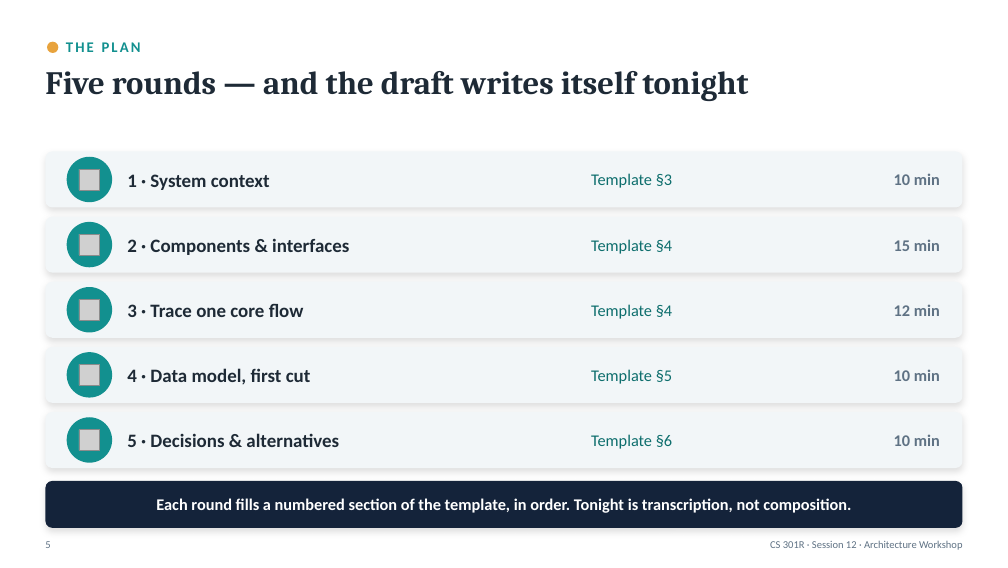
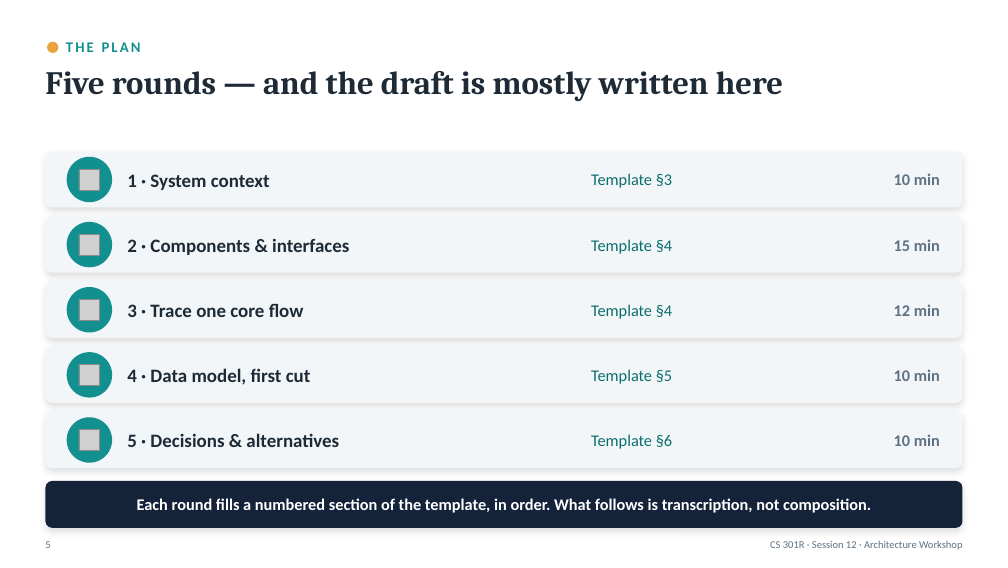
Before and after one commit to BYU-CS-Course-Ops/CS380, a slide deck: slide 5 of canvas_material/lectures/powerpoint/Session12-ArchitectureWorkshop-inclass.pptx. Drawn at 1008x568 pixels with LibreOffice and Linux fonts; fonts in the diff are those of the drawing; grey boxes stand for pictures. Boxes give left, top, right and bottom in pixels: in the first picture for what was removed or moved away, otherwise in the second. Text is boxed around its words. In the diff, an @@ line names an element or a change of style, - is before the commit and + after.

```diff
--- a/canvas_material/lectures/powerpoint/Session12-ArchitectureWorkshop-inclass.pptx
+++ b/canvas_material/lectures/powerpoint/Session12-ArchitectureWorkshop-inclass.pptx
@@ text at bbox=[45, 71, 783, 101]: text changed @@
-Five rounds — and the draft writes itself tonight
+Five rounds — and the draft is mostly written here
@@ text at bbox=[137, 498, 871, 513]: text changed @@
-Each round fills a numbered section of the template, in order. Tonight is transcription, not composition.
+Each round fills a numbered section of the template, in order. What follows is transcription, not composition.
```
Also in this commit, not shown: 2 other slides changed, 18 other files.
